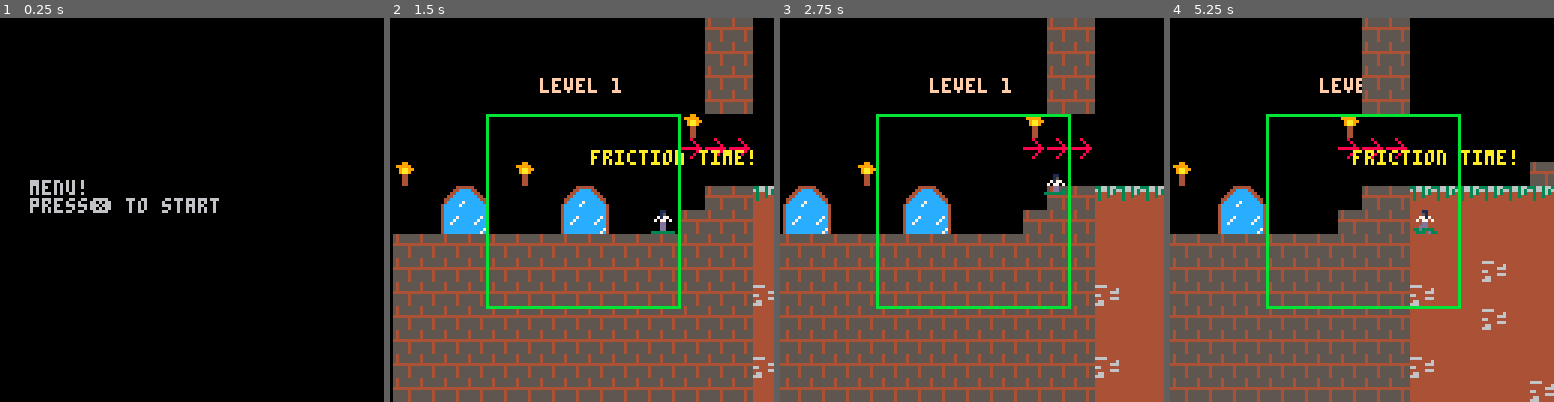
Above: before the commit, frames 1-4 (left to right).
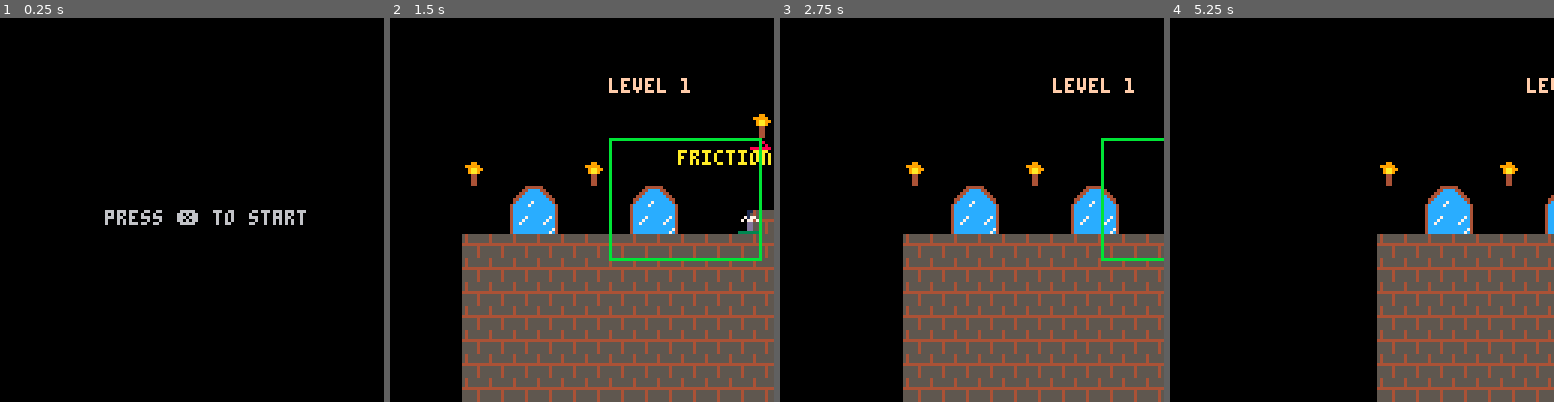
Above: after the commit, the same moments.

Repository: FrederikHR/GDB
Game: PICO-8 cartridge lift.p8
Two runs of this game, one before a commit and one after it. Both use one fixed random seed, a clock stepped at 60 frames per second and the inputs below.
Inputs:
- Up to frame 1 (0.25 s): no input
- Up to frame 2 (1.5 s): tap X (X key) at 0.33, 1.07 s; tap O (Z key) at 0.7 s
- Up to frame 3 (2.75 s): hold Right 1.6-2.1 s; tap O (Z key) at 1.7, 2.1, 2.5 s; tap X (X key) at 1.85 s; hold Up 2.15-2.42 s; hold Right from 2.47 s (still down)
- Up to frame 4 (5.25 s): tap O (Z key) every 0.4 s from 2.9 to 4.9 s; tap X (X key) at 2.97, 4.08, 5.2 s; release Right at 3.03 s; hold Left 3.08-3.58 s; hold Down 3.63-3.97 s; hold Right 4.02-4.68 s; hold Up 4.73-5.03 s; hold Left from 5.08 s (still down)

The runs differ from the first frame. In frame 1, 1.9% of the frame differs, in the area x 7-80%, y 42-54%; in frame 2, 33%; in frame 3, 34%; in frame 4, 51%, in the area x 0-100%, y 0-100%.

Commit message:
camera code

Diff:
--- a/lift.p8
+++ b/lift.p8
@@ -5,7 +5,7 @@
 --by me
 
 --main menu
-px,py=10,54
+px,py=64,54
 function _init() menu_init() end
 
 function menu_init()
@@ -21,8 +21,8 @@
 
 function menu_draw()
 	cls()
-	print("menu!",px,py) --menu draw code
-	print("press❎ to start",px,py+6)
+	--print("menu!",30,30) --menu draw code
+	print("press ❎ to start",35,64)
 end
 
 -->8
@@ -62,10 +62,10 @@
 	mx, my = 0, 0
 
 	box = {}
-	box.x = 32
-	box.y = 32
-	box.w = box.y*3
-	box.h = box.x*3
+	box.x = 25
+	box.y = 40
+	box.w = box.x*3
+	box.h = box.y*2
 end
 
 function game_update()
@@ -82,9 +82,7 @@
 
 	camera(cx,cy)
 	map(0, 0)
-	camera(0,0)
 	draw_player()
-	--camera(cx, cy)
 	rect(box.x, box.y,
 						box.w, box.h, 11)
 end
@@ -132,8 +130,8 @@
 
 
 	-- camera
-	--change_room_camera(p.x, p.y)
-	scroll_camera(p.x, p.y)
+	--change_room_camera()
+	scroll_camera()
 
 	--add gravity
 	p.dy+=gravity
@@ -382,7 +380,7 @@
 end
 -->8
 --camera
-function change_room_camera(px, py)
+function change_room_camera()
 
 	if px > 127 then cx = 128
 	else cx = 0
@@ -390,7 +388,7 @@
 
 end
 
-function scroll_camera(px, py)
+function scroll_camera()
 
 	--basic scrolling
 	--cx = px - 64
@@ -399,32 +397,34 @@
 	--[[slighty less basic
 	scrolling
 	--]]
-	--[[
-	if px > 60 and px < 248-60 then
-		cx = px-64 end
-
-	if py < 60 then cy = py-64  end
-	--]]
-	if p.x < box.x then
-		p.x = box.x +3
-		cx -=1
-
-	elseif p.x > box.w-8 then
-		p.x = box.w-10
-
-		cx += 1
-
-	end
+
+	if p.x <= box.x then
+		cx-= -p.dx-1
+		box.x=p.x
+		box.w=box.x + 50
+		p.x+=1
+
+	elseif p.x >= box.w-8 then
+		cx+=p.dx-1
+		box.w=p.x+8
+		box.x=box.w - 50
+		p.x-=1
+	end
+
 
 	if p.y < box.y then
-		p.y = box.y
+		p.y=box.y
+		cy-=1
+		box.y-=1
+		box.h-=1
 	end
 
 	if p.y > box.h then
-		p.y = box.h
-	end
-
-
+		p.y=box.h
+		cy+=1
+		box.y+=1
+		box.h+=1
+	end
 end
 __gfx__
 00000000000110000001100000011000000110000001100000011000000000000000000000000000000000000000000000000000000000000000000000000000
